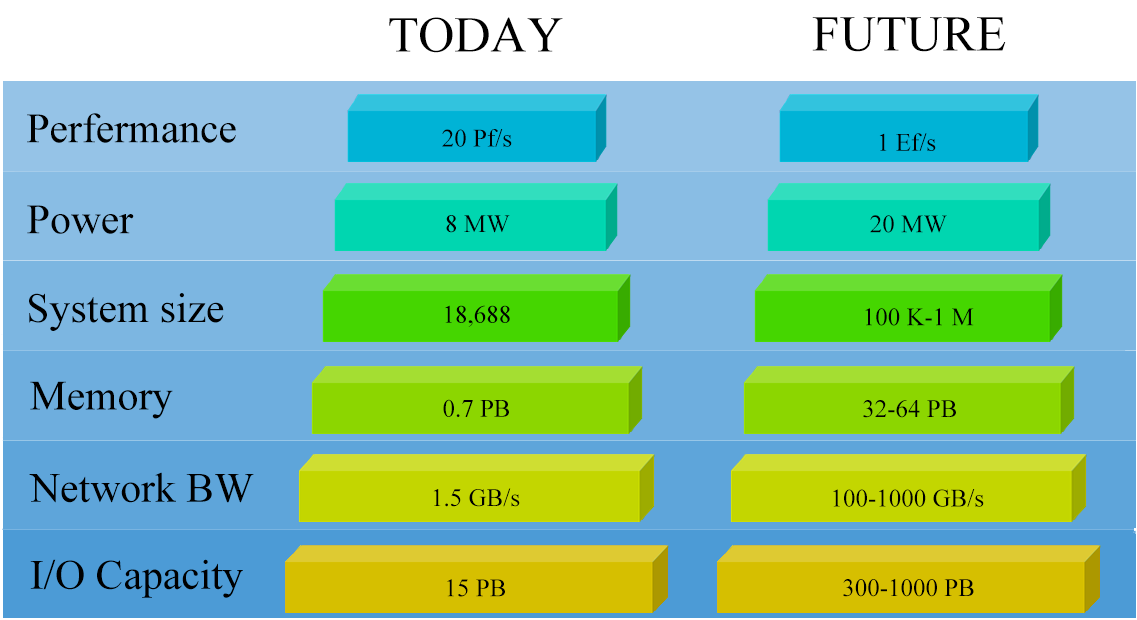
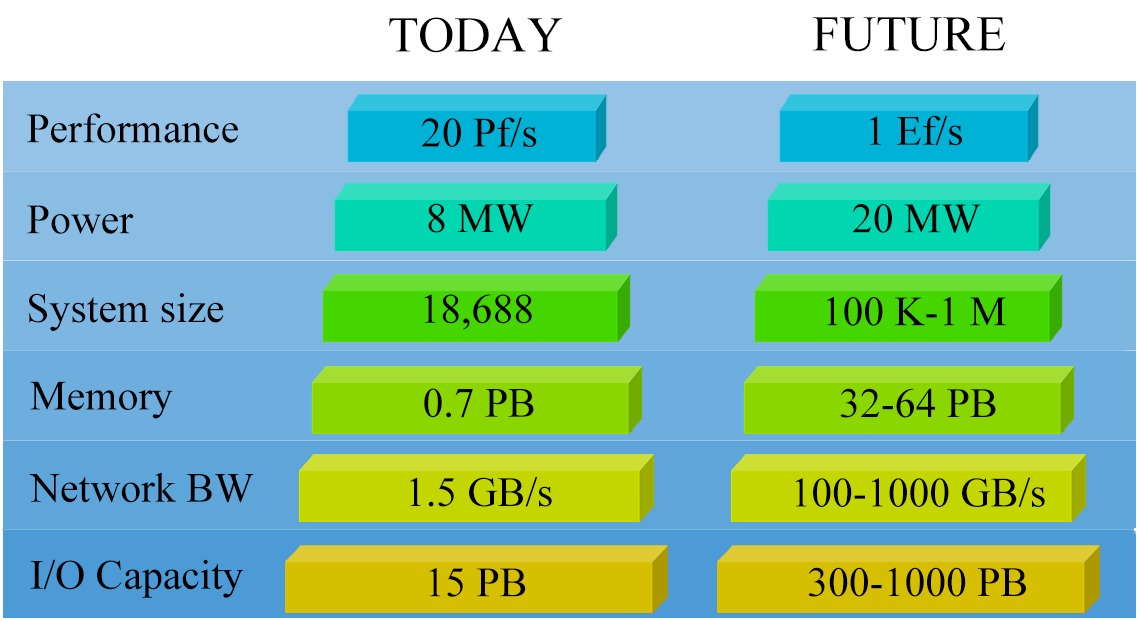
Layer changes from the first 1137 × 620 image to the second:
painted on "32-64 PB" over [840, 388, 996, 418]
painted on "100 K-1 M" over [826, 297, 1006, 326]
painted on "20 MW" over [852, 204, 981, 233]
painted on "1 Ef/s" over [870, 115, 962, 151]
painted on "20 Pf/s" over [421, 117, 537, 147]
painted on "8 MW" over [428, 203, 534, 233]
painted on "18,688" over [424, 294, 532, 330]
painted on "0.7 PB" over [424, 388, 534, 418]
painted on "100-1000 GB/s" over [795, 477, 1045, 507]
painted on "1.5 GB/s" over [410, 477, 552, 507]
painted on "300-1000 PB" over [808, 567, 1026, 597]
painted on "15 PB" over [429, 568, 526, 597]
renamed "Perfermance" to "Performance", painted on it over [97, 123, 238, 143]
